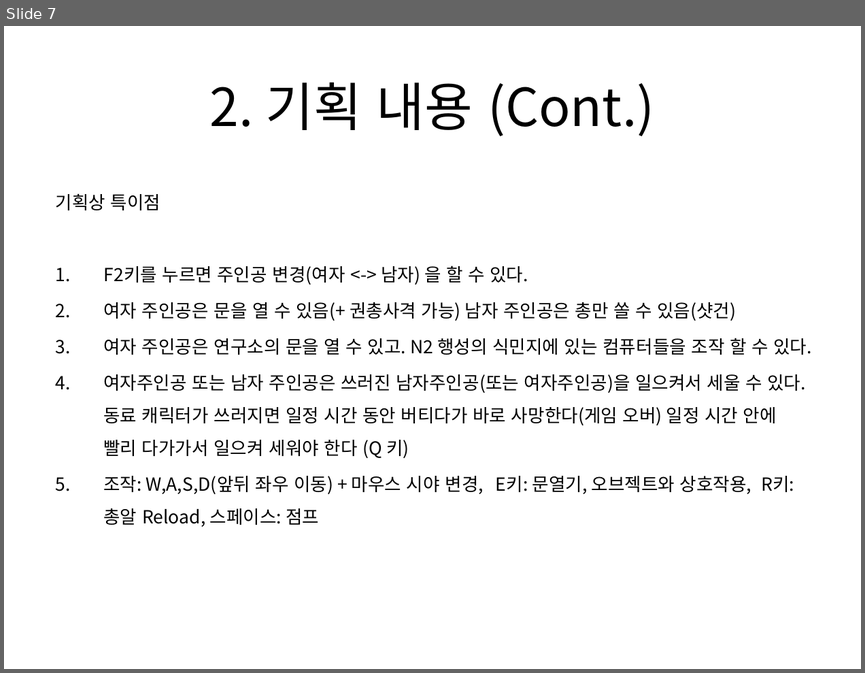
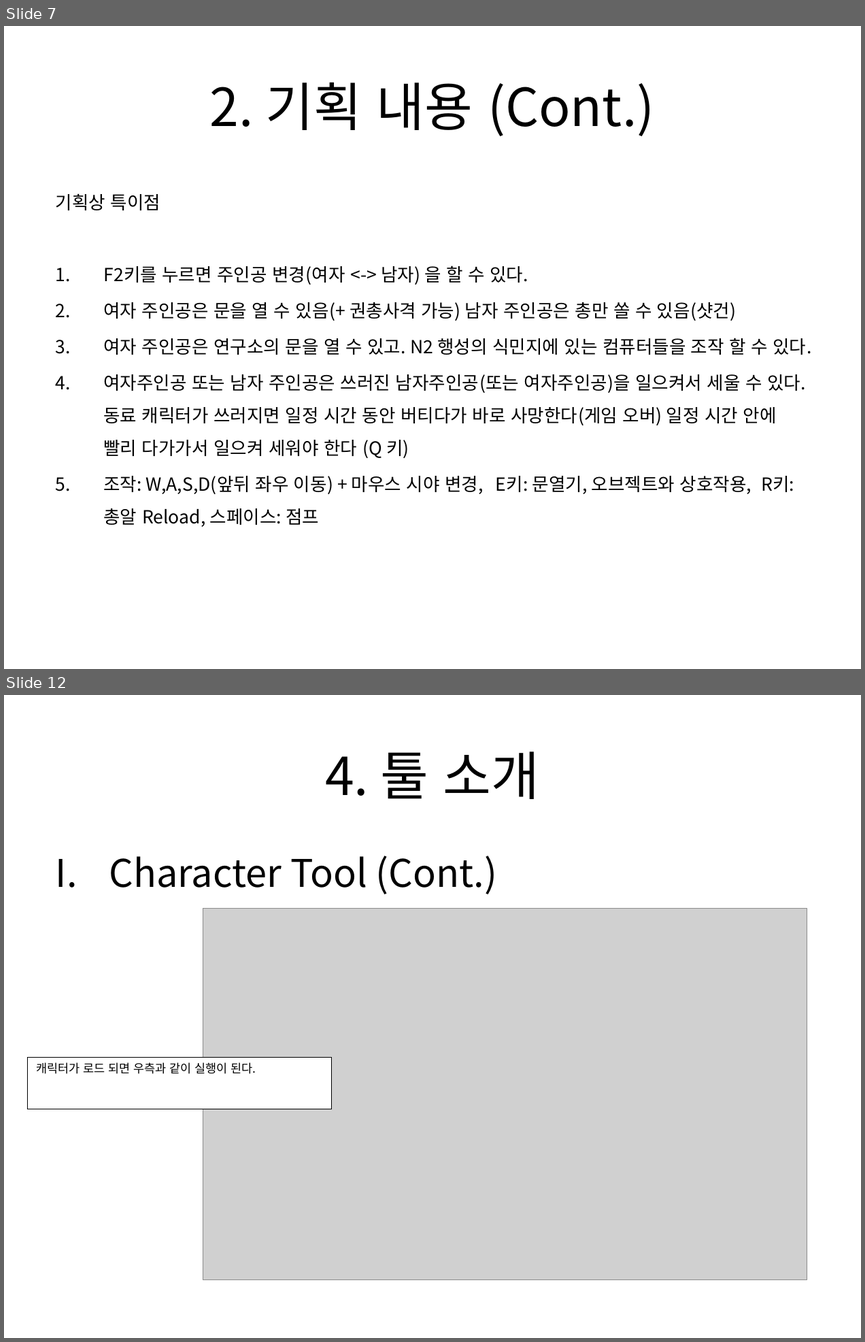
Before and after one commit to TomLeeLive/enpgame, a slide deck: doc/_pt_doc/N2_Team_1st_PT_20161024.pptx. Shown one above the other, each under a label of ours: slide 7 before the commit, slides 7 and 12 after it; the slides between them are not shown. The pictures are 865x673 and 865x1342 pixels, drawn with LibreOffice and Linux fonts; fonts in the diff are those of the drawing; grey boxes stand for pictures; background and template pictures are left out. Boxes give left, top, right and bottom in pixels: in the first picture for what was removed or moved away, otherwise in the second. Text is boxed around its words. In the diff, an @@ line names an element or a change of style, - is before the commit and + after.

```diff
--- a/doc/_pt_doc/N2_Team_1st_PT_20161024.pptx
+++ b/doc/_pt_doc/N2_Team_1st_PT_20161024.pptx
@@ slide 12 added at (4,695,861,1338), background picture (left out); not listed: 1 template element that a slide beside it also shows @@
@@ title added at (325,751,540,799), 44 pt, text #000000 @@
+4. 툴 소개
@@ text added at (109,855,498,894), 32 pt, text #000000 @@
+I. Character Tool (Cont.)
@@ picture added at (203,909,807,1279) @@
@@ rectangle added at (28,1057,331,1109), fill #FFFFFF, outline #000000 0.75 pt, 10 pt, text #000000 @@
+캐릭터가 로드 되면 우측과 같이 실행이 된다.
```
Also in this commit, not shown: 2 slides changed, 6 other slides added.
